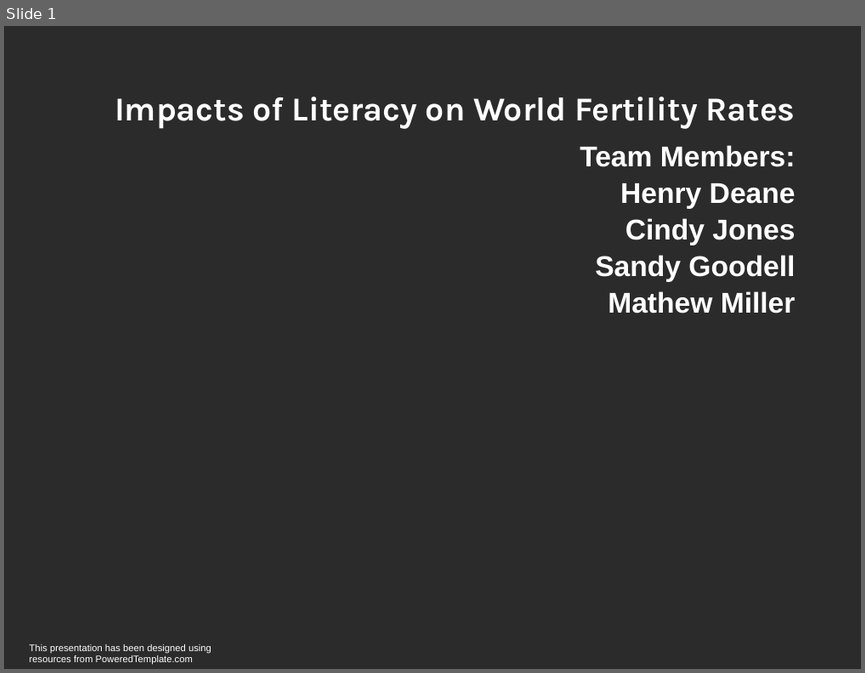
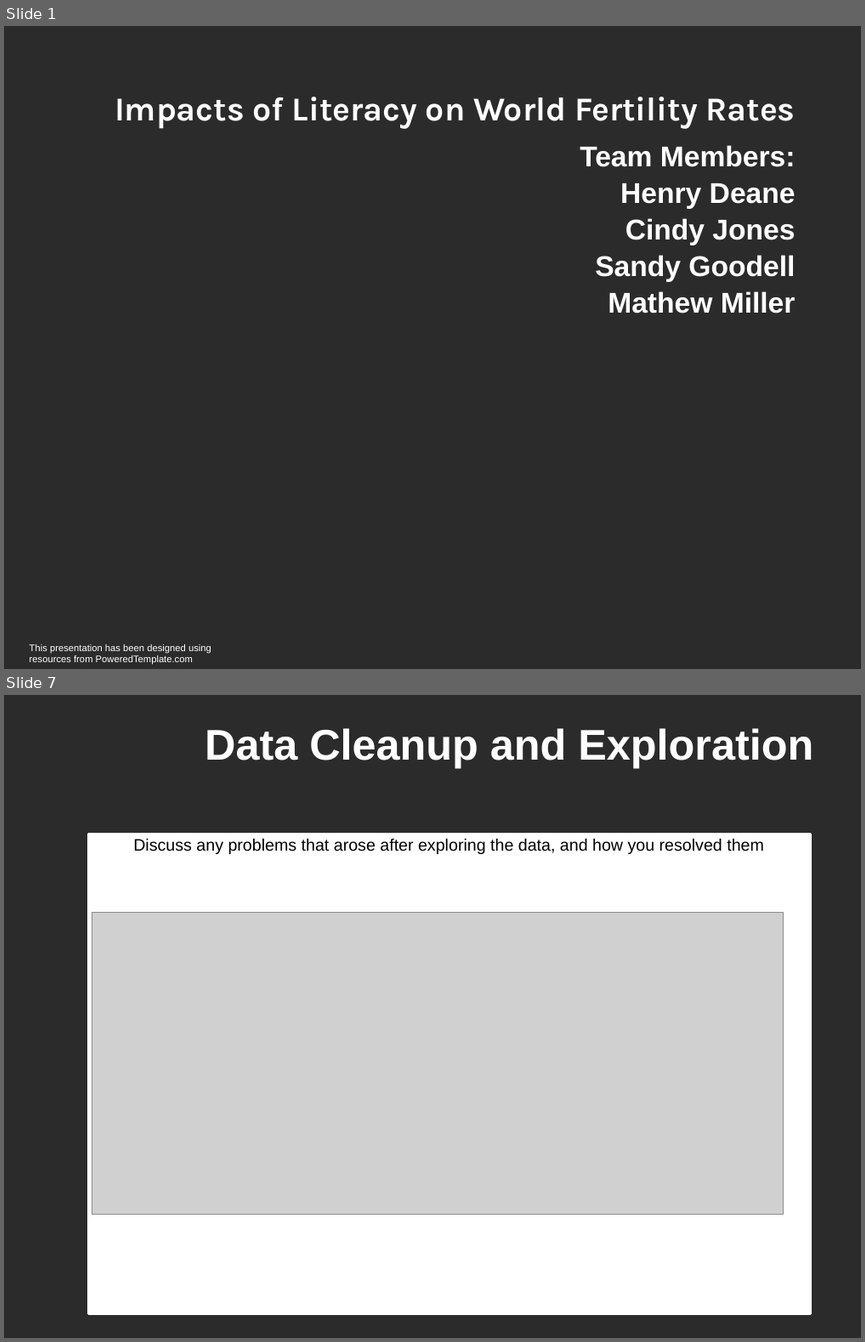
Before and after one commit to CShattoJones/Teamfive, a slide deck: sgoodel3template.pptx. Shown one above the other, each under a label of ours: slide 1 before the commit, slides 1 and 7 after it; the slides between them are not shown. The pictures are 865x673 and 865x1342 pixels, drawn with LibreOffice and Linux fonts; fonts in the diff are those of the drawing; grey boxes stand for pictures; background and template pictures are left out; a plain dark background stands for a picture behind light text. Boxes give left, top, right and bottom in pixels: in the first picture for what was removed or moved away, otherwise in the second. Text is boxed around its words. In the diff, an @@ line names an element or a change of style, - is before the commit and + after.

```diff
--- a/sgoodel3template.pptx
+++ b/sgoodel3template.pptx
@@ slide 7 added at <box>4,695,861,1338</box>, background picture (left out) @@
@@ title added at <box>205,728,813,768</box>, 36 pt, text #FFFFFF, bold @@
+Data Cleanup and Exploration
@@ rectangle added at <box>88,834,811,1313</box>, fill #FFFFFF, outline #FFFFFF 2 pt, 14 pt, text #000000 @@
+Discuss any problems that arose after exploring the data, and how you resolved them
@@ picture added at <box>92,913,783,1214</box> @@
```
Also in this commit, not shown: 3 slides changed, 6 other slides added, 2 slides removed.
